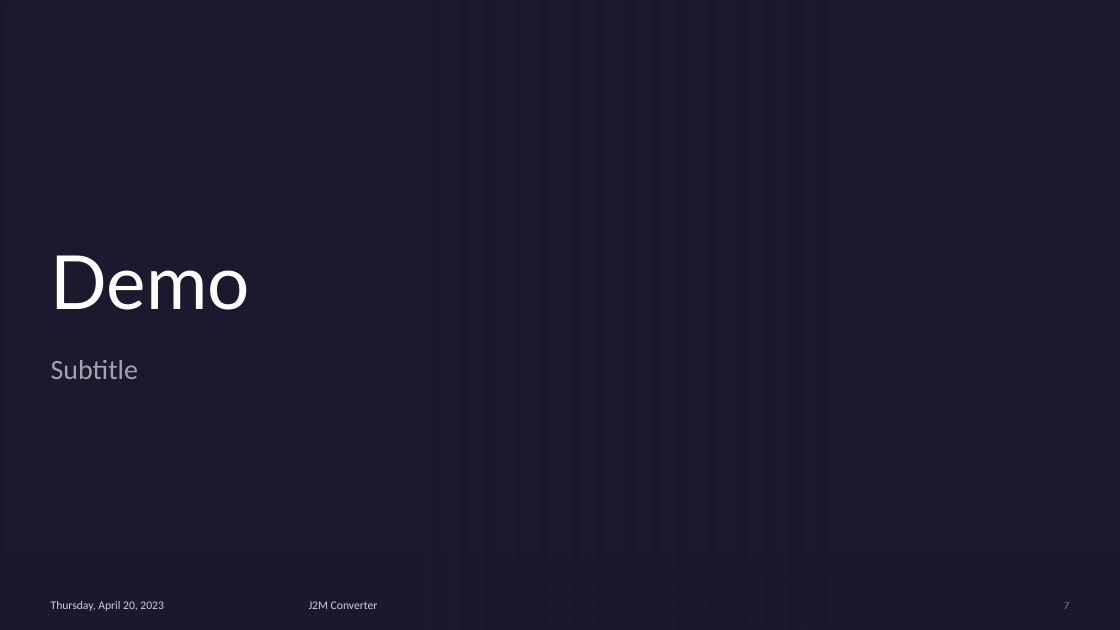
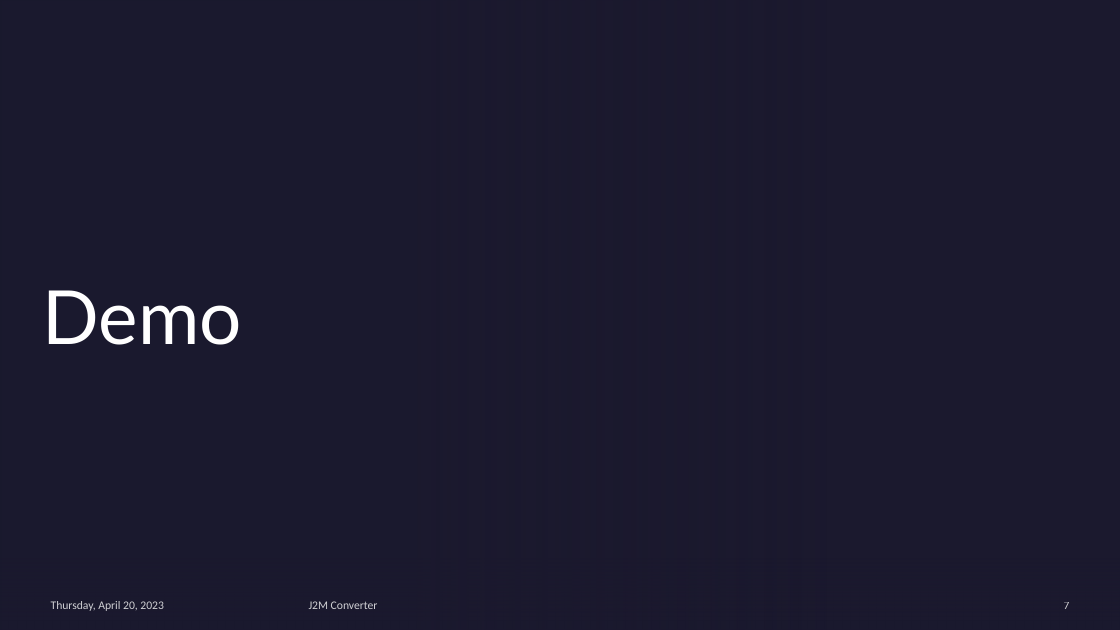
Before and after one commit to babapooja/Masters-Project, a slide deck: slide 7 of Documents/[MastersProject]J2MConverter.pptx. Drawn at 1120x630 pixels with LibreOffice and Linux fonts; fonts in the diff are those of the drawing; background and template pictures are left out. Boxes give left, top, right and bottom in pixels: in the first picture for what was removed or moved away, otherwise in the second. Text is boxed around its words. In the diff, an @@ line names an element or a change of style, - is before the commit and + after.

Commit message:
updated ppt deleted the parsed extra files

```diff
--- a/Documents/[MastersProject]J2MConverter.pptx
+++ b/Documents/[MastersProject]J2MConverter.pptx
@@ title "Demo" moved from (x1=51, y1=255, x2=250, y2=310) to (x1=42, y1=290, x2=241, y2=345) @@
@@ subtitle removed at (x1=51, y1=360, x2=138, y2=379) @@
-Subtitle
@@ page number at (x1=1064, y1=602, x2=1070, y2=609): text colour #A6A6A6 at 80% opacity to #FFFFFF at 80% opacity; more space between paragraphs @@
```
Also in this commit, not shown: 4 other files.
